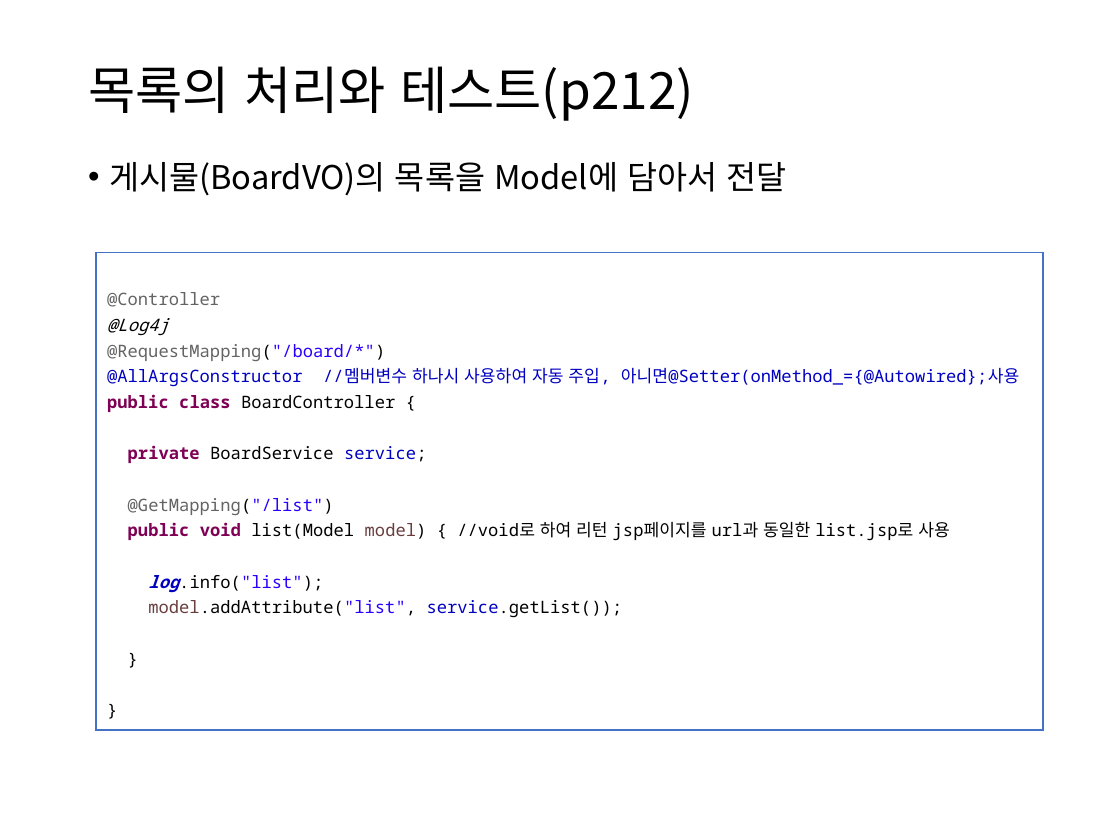
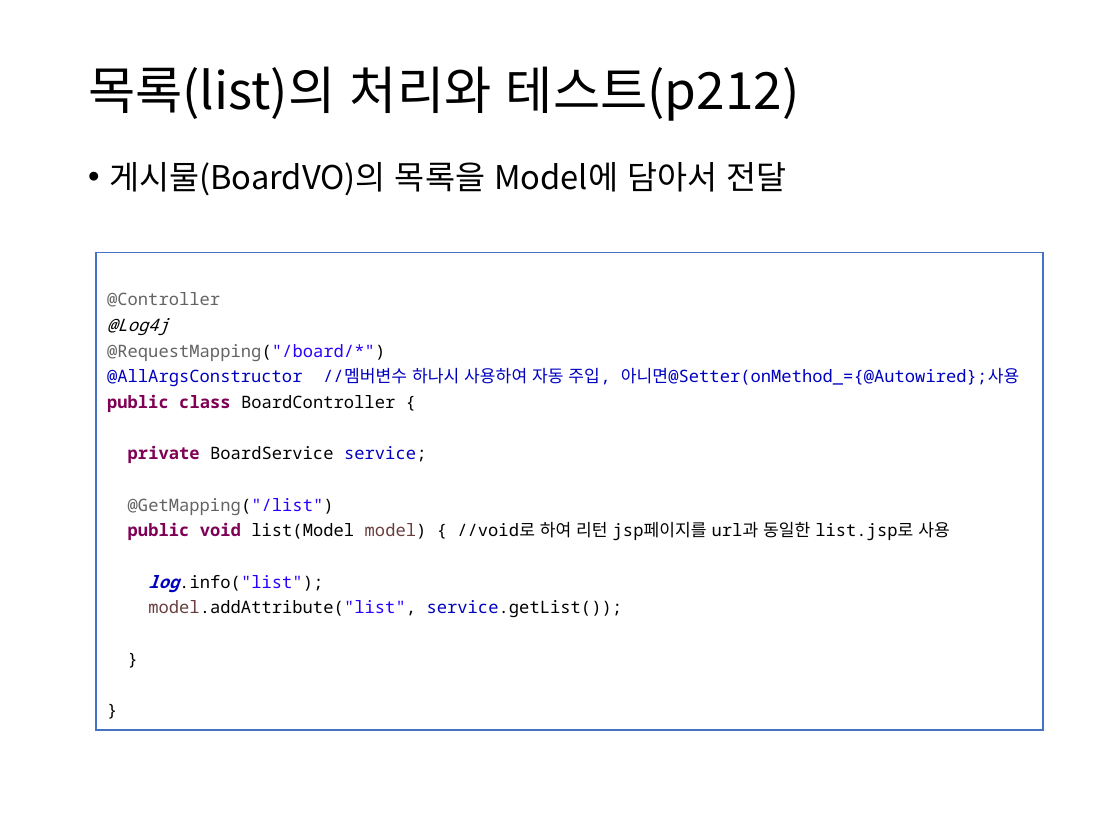
Before and after one commit to itrecipe/Web_Study_ez, a slide deck: slide 45 of spring - 학습자료/PART3.pptx. Drawn at 1120x840 pixels with LibreOffice and Linux fonts; fonts in the diff are those of the drawing. Boxes give left, top, right and bottom in pixels: in the first picture for what was removed or moved away, otherwise in the second. Text is boxed around its words. In the diff, an @@ line names an element or a change of style, - is before the commit and + after.

```diff
--- a/spring - 학습자료/PART3.pptx
+++ b/spring - 학습자료/PART3.pptx
@@ title at (88,66,800,121): text changed @@
-목록의 처리와 테스트(p212)
+목록(list)의 처리와 테스트(p212)
```
Also in this commit, not shown: 2 other slides changed.
